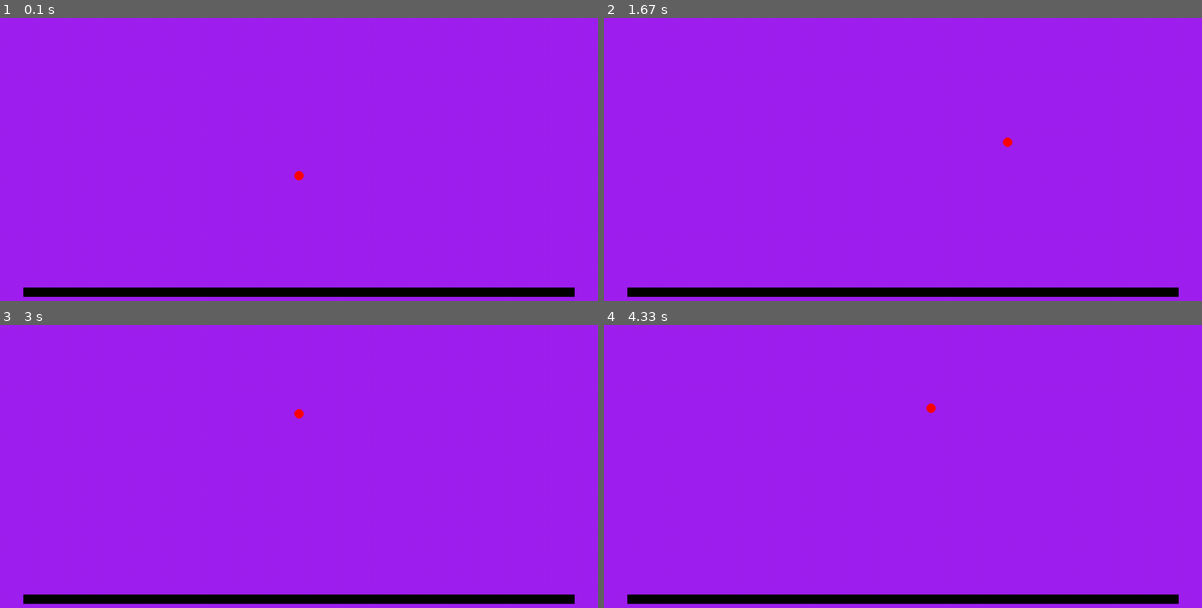
Above: before the commit, frames 1-4 (two rows, left to right).
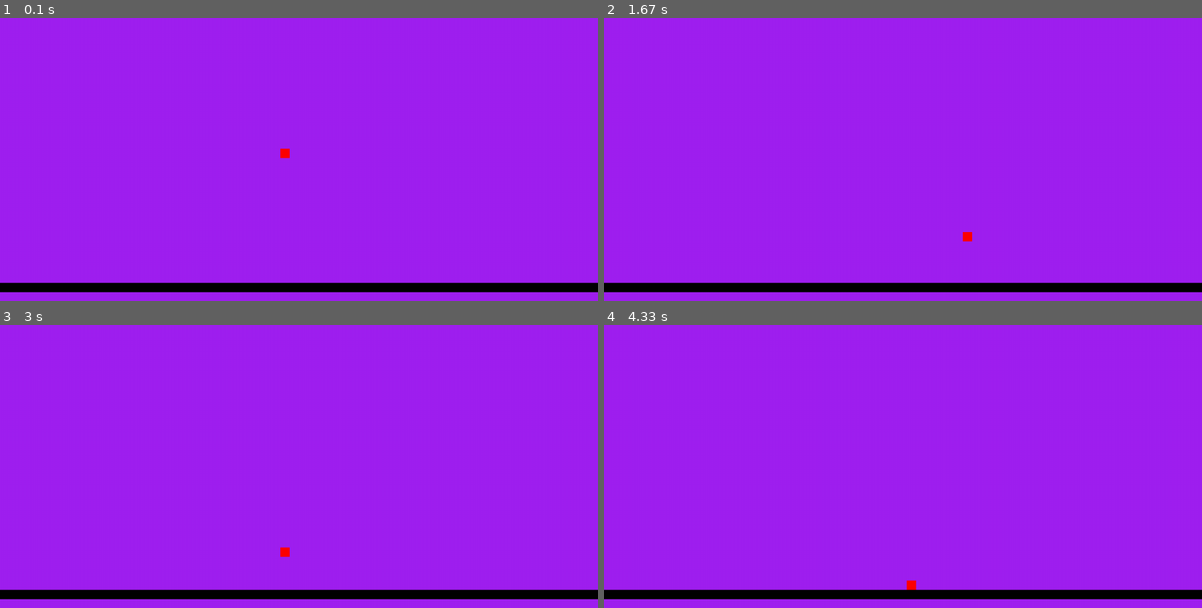
Above: after the commit, the same moments.

Repository: AaronAlvd/PyGame
Game: pygame game, started from PythonGame/PyGame.py
Same seed, same stepped clock (60 frames per second), same inputs: the game is played once before the commit and once after it.
Inputs:
- Up to frame 1 (0.1 s): no input
- Up to frame 2 (1.67 s): hold Right 0.33-0.8 s; hold Up 0.83-1.13 s; hold Right 1.17-1.63 s
- Up to frame 3 (3 s): hold Left 1.67-2.2 s; hold Left 2.23-2.63 s; hold Up from 2.67 s (still down)
- Up to frame 4 (4.33 s): release Up at 3.03 s; hold Right 3.07-3.7 s; hold Left 3.73-4.2 s; hold Right from 4.23 s (still down)

The runs differ from the first frame. In frame 1, 3.8% of the frame differs, in the area x 0-100%, y 46-99%; in frame 2, 3.8%; in frame 3, 3.8%; in frame 4, 3.8%.

Commit message:
ball game

Diff:
--- a/PythonGame/PyGame.py
+++ b/PythonGame/PyGame.py
@@ -1,10 +1,3 @@
-# This example was taken straight from the pygame docs, feel free to play around with it.
-# The best way to get familiar with a new language/library is to play around with code and
-# frequently visit its official documentation: https://www.pygame.org/docs/
-
-# this example will display a purple pygame window. You can draw whatever by using the docs ^
-
-# Example file showing a basic pygame "game loop"
 import pygame
 
 # pygame setup
@@ -12,39 +5,63 @@
 screen = pygame.display.set_mode((1280, 720))
 clock = pygame.time.Clock()
 running = True
-dt = clock.tick(60) / 1000
 
-player_pos = pygame.Vector2(screen.get_width() / 2, screen.get_height() / 2)
-barrier = pygame.Rect(50, 600, 1180, 20)
+# Constants
+gravity = 500  # Gravity force
+velocity = 0  # Initial vertical velocity
+dt = clock.tick(60) / 1000  # Time delta
+
+# Player hitbox (rectangle)
+player_hitBox = pygame.Rect(600, 300, 20, 20)  # Initial position and size (x, y, width, height)
+
+# Ground level
+ground_level = 590
 
 while running:
-    # poll for events
-    # pygame.QUIT event means the user clicked X to close your window
+    # Poll for events
     for event in pygame.event.get():
         if event.type == pygame.QUIT:
             running = False
 
-    # fill the screen with a color to wipe away anything from last frame
+    # Get the state of all keys
+    keys = pygame.key.get_pressed()
+
+    # Move the player hitbox based on keys pressed
+    if keys[pygame.K_LEFT]:
+        player_hitBox.x -= 200 * dt  # Move left
+    if keys[pygame.K_RIGHT]:
+        player_hitBox.x += 200 * dt  # Move right
+    if keys[pygame.K_UP] and player_hitBox.bottom == 590:
+        velocity = -300  # Jump
+
+    # Apply gravity
+    velocity += gravity * dt  # Gravity adds to velocity every frame
+    player_hitBox.y += velocity * dt  # Update player position
+
+    # Check if the player hitbox hits the ground
+    if player_hitBox.bottom >= ground_level:
+        player_hitBox.bottom = ground_level  # Set the bottom of the hitbox to ground level
+        velocity = 0  # Stop vertical movement
+
+    # Prevent the player from going off the left edge of the screen
+    if player_hitBox.left < 0:
+        player_hitBox.left = 0  # Reset to left edge
+
+    # Prevent the player from going off the right edge of the screen
+    if player_hitBox.right > screen.get_width():
+        player_hitBox.right = screen.get_width()  # Reset to right edge
+
+    # Fill the screen with a color to wipe away anything from last frame
     screen.fill("purple")
 
-    pygame.draw.circle(screen, 'red', player_pos, 10)
-    pygame.draw.rect(screen, 'black', barrier)
+    # Draw player hitbox (rectangle) and ground (barrier)
+    pygame.draw.rect(screen, 'red', player_hitBox, 10)  # Draw the player hitbox
+    pygame.draw.rect(screen, 'black', (0, ground_level, 1280, 20))  # Draw the ground
 
-    keys = pygame.key.get_pressed()
-    if keys[pygame.K_UP]:
-        player_pos.y -= 250 * dt
-    if keys[pygame.K_DOWN]:
-        player_pos.y += 250 * dt
-    if keys[pygame.K_LEFT]:
-        player_pos.x -= 250 * dt
-    if keys[pygame.K_RIGHT]:
-        player_pos.x += 250 * dt
-
-    # RENDER YOUR GAME HERE
-
-    # flip() the display to put your work on screen
+    # Flip the display to put your work on the screen
     pygame.display.flip()
 
-    clock.tick(60)  # limits FPS to 60
+    # Cap FPS
+    dt = clock.tick(60) / 1000
 
 pygame.quit()
